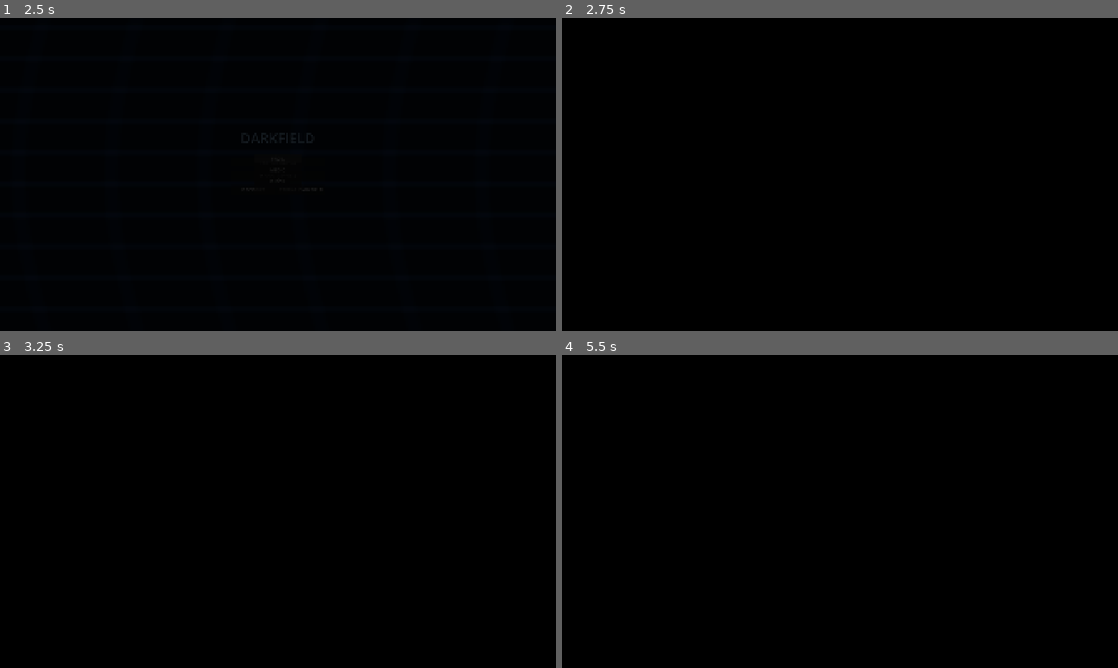
Above: before the commit, frames 1-4 (two rows, left to right).
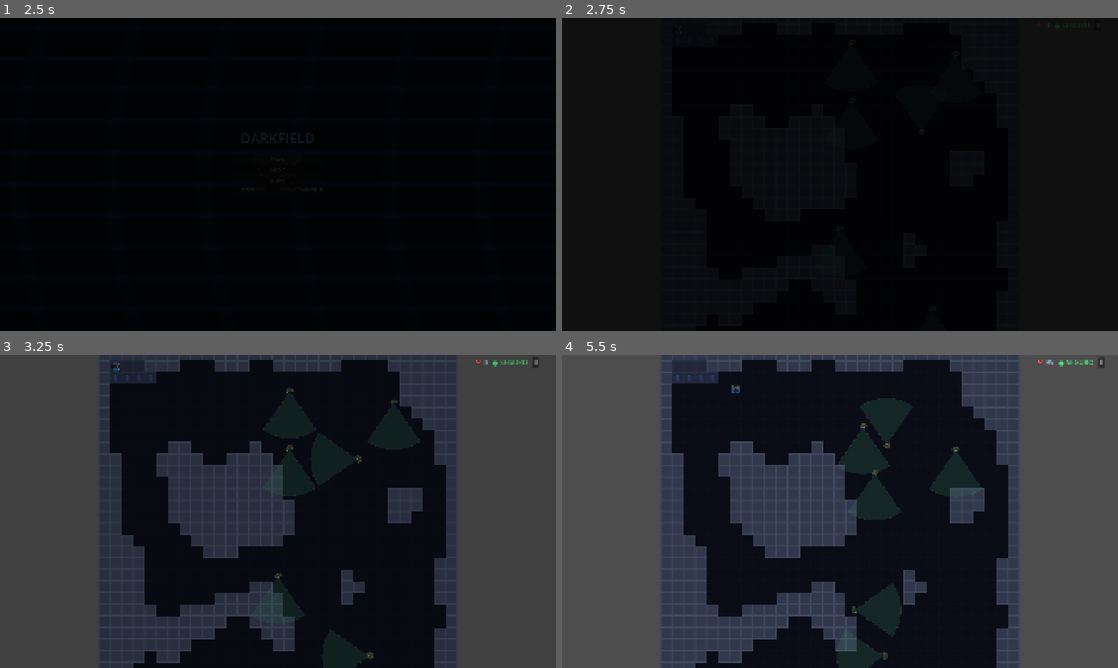
Above: after the commit, the same moments.

Repository: MayraSRS04/Darkfield
Game: Godot game, scene res://scenes/00_menu.tscn
Same seed, same stepped clock (60 frames per second), same inputs: the game is played once before the commit and once after it.
Inputs:
- Up to frame 1 (2.5 s): tap Enter (ui_accept) at 0.5, 0.77 s; hold Right (ui_right) 0.53-1.25 s; tap Space at 0.6 s; click "PARTIDA RÁPIDA" at 1.25 s; click "FÁCIL" at 2 s
- Up to frame 2 (2.75 s): no input
- Up to frame 3 (3.25 s): click "II" at 2.75 s
- Up to frame 4 (5.5 s): hold Down (ui_down) 3.53-4.28 s; tap F at 3.6 s; tap Enter (ui_accept) at 3.77, 5.27 s; hold Right (ui_right) 4.28-5.03 s; tap E at 4.35 s; hold Up (ui_up) from 5.03 s (still down); tap Tab at 5.1 s

Frame 1 is identical in both runs. In frame 2, less than 0.1% of the frame differs, in the area x 20-97%, y 1-68%; in frame 3, 63%; in frame 4, 63%, in the area x 0-100%, y 0-100%.
Error before the commit: Parse Error: Cannot infer the type of "es_bazuka" variable because the value doesn't have a set type. (res://scenes/juego.gd:515)

Commit message:
fix: se arreglo la logica de la generacion de las dungeons

Diff:
--- a/scenes/juego.gd
+++ b/scenes/juego.gd
@@ -45,6 +45,7 @@
 var _celdas_radar: Array = []
 var boss: Node2D = null
 var fase_boss_activa := false
+var boss_derrotado := false
 var escudo_activo := false
 var balas_totales := 0
 var _cooldown_disparo := 0.0
@@ -57,13 +58,15 @@
 
 	tablero = Tablero.new(mapa.filas, mapa.columnas)
 	tablero.marcar_bloqueadas(mapa.celdas_pared())
-	tablero.colocar_minas(cfg["minas"], Vector2i(1, 1), mapa.celdas_caminables())
+	var spawn := _primera_celda_caminable()
+	tablero.colocar_minas(cfg["minas"], spawn, mapa.celdas_caminables())
 
 	_pintar_mapa()
-	#print("hijos del jugador: ", jugador.get_children())
 	jugador.get_node("Camera2D").configurar_limites(suelo)
 
-	jugador.position = suelo.map_to_local(Vector2i(1, 1))
+	var celda_spawn := _primera_celda_caminable()
+	jugador.position = suelo.map_to_local(Vector2i(celda_spawn.y, celda_spawn.x))
+	tablero.revelar(celda_spawn.x, celda_spawn.y)
 	jugador.solicito_revelar.connect(_on_solicito_revelar)
 	jugador.solicito_abanderar.connect(_on_solicito_abanderar)
 
@@ -90,10 +93,6 @@
 		cazador.inicio = cazador.global_position
 		cazador.destino = cazador.global_position
 
-	tablero.revelar(1, 1)
-	#_forzar_revelar_fila(4)
-	#tablero.abanderar(7, 4)
-
 	_dibujar_overlay()
 	GameManager.actualizar_minas_restantes(tablero.contar_minas())
 
@@ -231,7 +230,7 @@
 	_mostrar_resultado(false, causa_muerte)
 
 func _ganar() -> void:
-	if GameManager.modo_historia and GameManager.nivel_actual == 2 and not fase_boss_activa:
+	if GameManager.modo_historia and GameManager.nivel_actual == 2 and not fase_boss_activa and not boss_derrotado:
 		_iniciar_fase_boss()
 		return
 	muerto = true
@@ -512,7 +511,7 @@
 	if not tiene_pistola and not tiene_bazuka:
 		return
 	_cooldown_disparo = 0.4
-	var es_bazuka := GameManager.inventario[item_seleccionado] == GameManager.TipoItem.BAZUKA
+	var es_bazuka :bool = GameManager.inventario[item_seleccionado] == GameManager.TipoItem.BAZUKA
 	var danio := GameManager.DANIO_BAZUKA if es_bazuka else GameManager.DANIO_PISTOLA
 	if es_bazuka:
 		GameManager.consumir_item(GameManager.TipoItem.BAZUKA)
@@ -528,6 +527,7 @@
 func _on_boss_muerto() -> void:
 	boss = null
 	fase_boss_activa = false
+	boss_derrotado = true
 	hud_vida_boss.visible = false
 	_ganar()
 
@@ -546,3 +546,10 @@
 		return
 	if jugador.global_position.distance_to(pos) < 24.0:
 		_on_danio_jugador("alcanzado por una granada")
+
+func _primera_celda_caminable() -> Vector2i:
+	for f in range(1, mapa.filas - 1):
+		for c in range(1, mapa.columnas - 1):
+			if mapa.es_caminable(f, c):
+				return Vector2i(f, c)
+	return Vector2i(1, 1)
--- a/scripts/logica/generador_dungeon.gd
+++ b/scripts/logica/generador_dungeon.gd
@@ -5,11 +5,10 @@
 	if semilla >= 0:
 		seed(semilla)
 	var grid := _inicializar(filas, columnas)
-	grid = _suavizar(grid, filas, columnas, 5)
+	grid = _garantizar_zona_segura(grid, Vector2i(1, 1), 3)
+	grid = _suavizar(grid, filas, columnas, 4)
 	grid = _garantizar_borde(grid, filas, columnas)
-	var inicio := Vector2i(1, 1)
-	grid = _conectar(grid, filas, columnas, inicio)
-	grid = _garantizar_zona_segura(grid, inicio, 2)
+	grid = _conectar(grid, filas, columnas, Vector2i(1, 1))
 	return _a_layout(grid, filas, columnas)
 
 static func _inicializar(filas: int, columnas: int) -> Array:
@@ -20,7 +19,7 @@
 			if f == 0 or f == filas - 1 or c == 0 or c == columnas - 1:
 				fila.append(1)
 			else:
-				fila.append(1 if randf() < 0.44 else 0)
+				fila.append(1 if randf() < 0.42 else 0)
 		grid.append(fila)
 	return grid
 
@@ -69,12 +68,12 @@
 
 static func _flood_fill(grid: Array, filas: int, columnas: int, inicio: Vector2i) -> Dictionary:
 	var visitado := {}
-	var cola := [inicio]
+	var cola: Array[Vector2i] = [inicio]
 	visitado[inicio] = true
 	while not cola.is_empty():
 		var actual: Vector2i = cola.pop_front()
 		for dir in [Vector2i(1,0), Vector2i(-1,0), Vector2i(0,1), Vector2i(0,-1)]:
-			var vecino := actual + dir
+			var vecino: Vector2i = actual + dir
 			if vecino.x < 0 or vecino.x >= filas or vecino.y < 0 or vecino.y >= columnas:
 				continue
 			if visitado.has(vecino):
